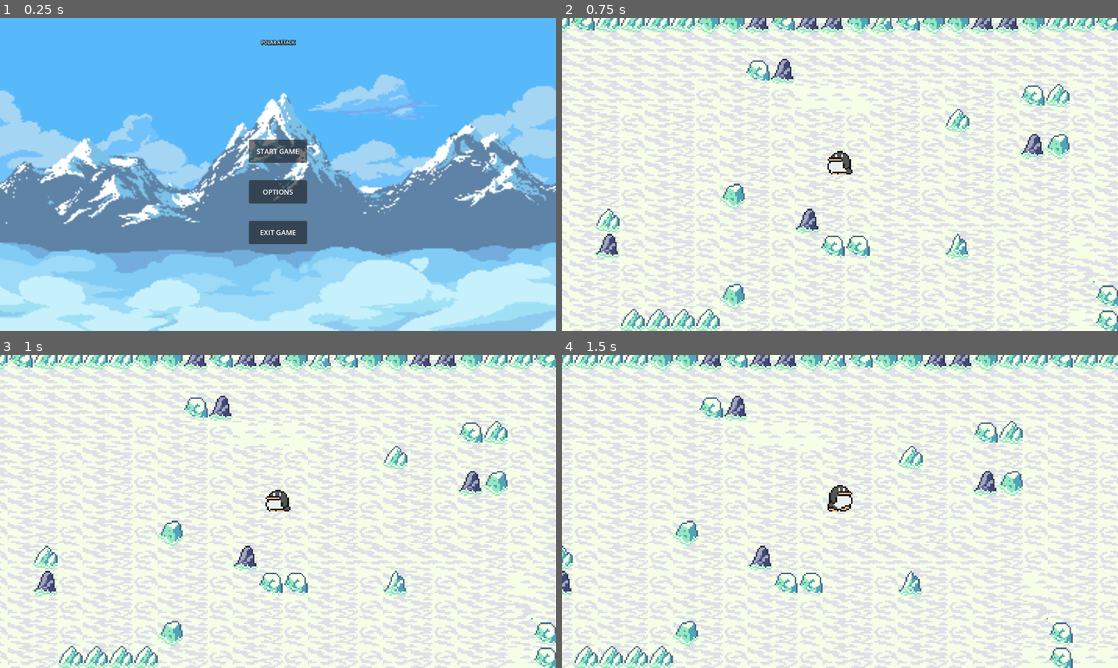
Above: before the commit, frames 1-4 (two rows, left to right).
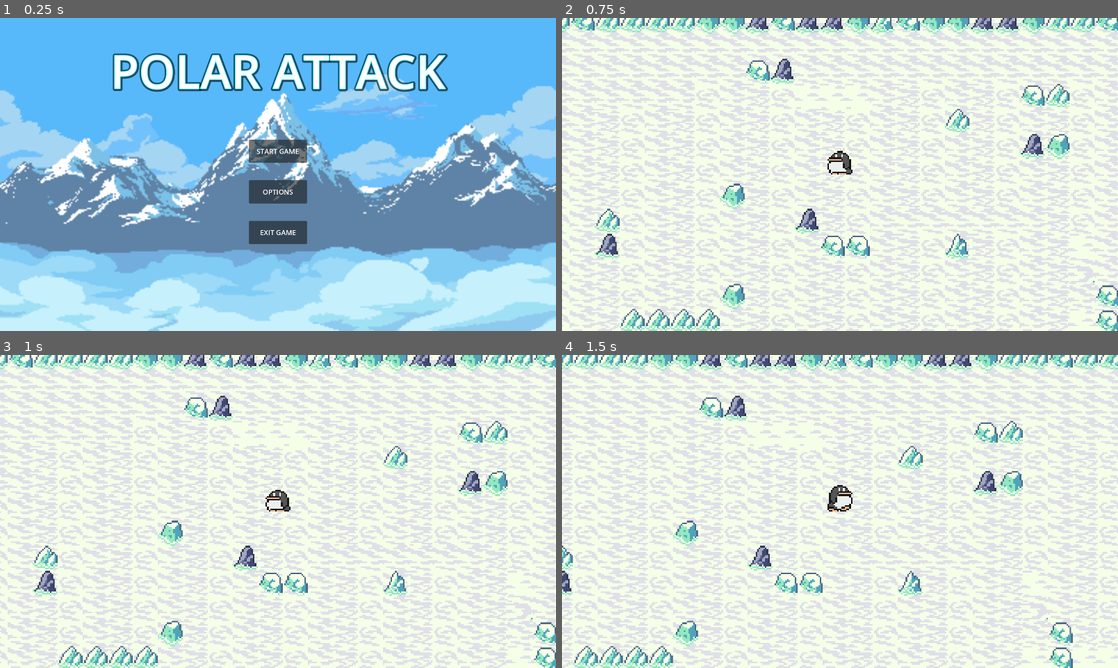
Above: after the commit, the same moments.

Repository: fossaplex/PolarAttack
Game: Godot game, scene res://Scenes/MainMenu/main_menu.tscn
Two runs of this game, one before a commit and one after it. Both use one fixed random seed, a clock stepped at 60 frames per second and the inputs below.
Inputs (mouse positions are in pixels of both pictures, inside the frame that each line leads up to):
- Up to frame 1 (0.25 s): no input
- Up to frame 2 (0.75 s): click "START GAME" at 0.5 s
- Up to frame 3 (1 s): no input
- Up to frame 4 (1.5 s): tap Enter at 1.25 s; move the mouse to (962, 495) at 1.27 s; hold D (move_right) from 1.28 s (still down); click (962, 495) at 1.35 s

The runs differ from the first frame. In frame 1, 4.6% of the frame differs, in the area x 20-81%, y 6-24%; in frame 2, nothing differs; in frame 3, nothing differs; in frame 4, nothing differs.

Commit message:
Add custom keybinding and logic for no duplicate values

Diff:
--- a/Graphics/TitleLabelSettings.tres
+++ b/Graphics/TitleLabelSettings.tres
@@ -1,6 +1,8 @@
 [gd_resource type="LabelSettings" format=3 uid="uid://766o1nox6n0c"]
 
 [resource]
+font_size = 160
+outline_size = 7
 outline_color = Color(0.129412, 1, 1, 1)
-shadow_size = 14
+shadow_size = 30
 shadow_color = Color(0, 0, 0, 0.603922)
--- a/Scenes/MainMenu/main_menu.tscn
+++ b/Scenes/MainMenu/main_menu.tscn
@@ -45,6 +45,7 @@
 
 [node name="TitleLabel" type="Label" parent="MarginContainer/VBoxContainer"]
 layout_mode = 2
+size_flags_horizontal = 4
 text = "POLAR ATTACK"
 label_settings = ExtResource("3_rcpk3")
 horizontal_alignment = 1
--- a/Scenes/OptionsMenu/hotkey_rebind_button.gd
+++ b/Scenes/OptionsMenu/hotkey_rebind_button.gd
@@ -17,14 +17,14 @@
 	label.text = "Unassigned"
 
 	match action_name:
+		"move_up":
+			label.text = "Move Up"
 		"move_left":
 			label.text = "Move Left"
+		"move_down":
+			label.text = "Move Down"
 		"move_right":
 			label.text = "Move Right"
-		"move_up":
-			label.text = "Move Up"
-		"move_down":
-			label.text = "Move Down"
 		"primary_attack":
 			label.text = "Primary Attack"
 		"secondary_attack":
@@ -43,3 +43,41 @@
 		elif action_event is InputEventJoypadMotion:
 			var action_axis = action_event.axis
 			button.text = "%s" % "Joypad Axis: " + str(action_axis)
+
+
+func _on_button_toggled(button_pressed):
+	if button_pressed:
+		button.text = "Press Any Key..."
+		set_process_unhandled_key_input(button_pressed)
+
+		for i in get_tree().get_nodes_in_group("hotkey_button"):
+			if i.action_name != self.action_name:
+				i.button.toggle_mode = false;
+				i.set_process_unhandled_key_input(false)
+	else:
+
+		for i in get_tree().get_nodes_in_group("hotkey_button"):
+			if i.action_name != self.action_name:
+				i.button.toggle_mode = true;
+				i.set_process_unhandled_key_input(false)
+		set_text_for_key()
+
+func _unhandled_key_input(event):
+	rebind_action_key(event)
+	button.button_pressed = false
+
+func rebind_action_key(event):
+	var is_duplicate=false
+	var action_event=event
+	var action_keycode=OS.get_keycode_string(action_event.physical_keycode)
+	for i in get_tree().get_nodes_in_group("hotkey_button"):
+			if i.action_name!=self.action_name:
+				if i.button.text=="%s" %action_keycode:
+					is_duplicate=true
+					break
+	if not is_duplicate:
+		InputMap.action_erase_events(action_name)
+		InputMap.action_add_event(action_name,event)
+		set_process_unhandled_key_input(false)
+		set_text_for_key()
+		set_action_name()
--- a/Scenes/OptionsMenu/hotkey_rebind_button.tscn
+++ b/Scenes/OptionsMenu/hotkey_rebind_button.tscn
@@ -2,7 +2,7 @@
 
 [ext_resource type="Script" path="res://Scenes/OptionsMenu/hotkey_rebind_button.gd" id="1_fc1nu"]
 
-[node name="Hotkey_Rebind_Button" type="Control"]
+[node name="Hotkey_Rebind_Button" type="Control" groups=["hotkey_button"]]
 layout_mode = 3
 anchors_preset = 15
 anchor_right = 1.0
@@ -35,6 +35,9 @@
 theme_override_constants/separation = 200
 
 [node name="Button" type="Button" parent="HBoxContainer"]
+custom_minimum_size = Vector2(200, 0)
 layout_mode = 2
 toggle_mode = true
 text = "ACTION_KEY"
+
+[connection signal="toggled" from="HBoxContainer/Button" to="." method="_on_button_toggled"]
--- a/Scenes/OptionsMenu/settings_tab_container.tscn
+++ b/Scenes/OptionsMenu/settings_tab_container.tscn
@@ -137,20 +137,20 @@
 theme_override_constants/separation = 12
 theme_override_styles/separator = SubResource("StyleBoxEmpty_p8xkq")
 
+[node name="Hotkey_Rebind_Button3" parent="TabContainer/Controls/MarginContainer/ScrollContainer/VBoxContainer" instance=ExtResource("1_wiyyd")]
+layout_mode = 2
+action_name = "move_up"
+
 [node name="Hotkey_Rebind_Button" parent="TabContainer/Controls/MarginContainer/ScrollContainer/VBoxContainer" instance=ExtResource("1_wiyyd")]
 layout_mode = 2
 
+[node name="Hotkey_Rebind_Button4" parent="TabContainer/Controls/MarginContainer/ScrollContainer/VBoxContainer" instance=ExtResource("1_wiyyd")]
+layout_mode = 2
+action_name = "move_down"
+
 [node name="Hotkey_Rebind_Button2" parent="TabContainer/Controls/MarginContainer/ScrollContainer/VBoxContainer" instance=ExtResource("1_wiyyd")]
 layout_mode = 2
 action_name = "move_right"
-
-[node name="Hotkey_Rebind_Button3" parent="TabContainer/Controls/MarginContainer/ScrollContainer/VBoxContainer" instance=ExtResource("1_wiyyd")]
-layout_mode = 2
-action_name = "move_up"
-
-[node name="Hotkey_Rebind_Button4" parent="TabContainer/Controls/MarginContainer/ScrollContainer/VBoxContainer" instance=ExtResource("1_wiyyd")]
-layout_mode = 2
-action_name = "move_down"
 
 [node name="Hotkey_Rebind_Button5" parent="TabContainer/Controls/MarginContainer/ScrollContainer/VBoxContainer" instance=ExtResource("1_wiyyd")]
 layout_mode = 2
--- a/project.godot
+++ b/project.godot
@@ -24,24 +24,24 @@
 
 [input]
 
+move_up={
+"deadzone": 0.5,
+"events": [Object(InputEventKey,"resource_local_to_scene":false,"resource_name":"","device":-1,"window_id":0,"alt_pressed":false,"shift_pressed":false,"ctrl_pressed":false,"meta_pressed":false,"pressed":false,"keycode":0,"physical_keycode":87,"key_label":0,"unicode":119,"echo":false,"script":null)
+]
+}
 move_left={
 "deadzone": 0.5,
 "events": [Object(InputEventKey,"resource_local_to_scene":false,"resource_name":"","device":-1,"window_id":0,"alt_pressed":false,"shift_pressed":false,"ctrl_pressed":false,"meta_pressed":false,"pressed":false,"keycode":0,"physical_keycode":65,"key_label":0,"unicode":97,"echo":false,"script":null)
 ]
 }
+move_down={
+"deadzone": 0.5,
+"events": [Object(InputEventKey,"resource_local_to_scene":false,"resource_name":"","device":-1,"window_id":0,"alt_pressed":false,"shift_pressed":false,"ctrl_pressed":false,"meta_pressed":false,"pressed":false,"keycode":0,"physical_keycode":83,"key_label":0,"unicode":115,"echo":false,"script":null)
+]
+}
 move_right={
 "deadzone": 0.5,
 "events": [Object(InputEventKey,"resource_local_to_scene":false,"resource_name":"","device":-1,"window_id":0,"alt_pressed":false,"shift_pressed":false,"ctrl_pressed":false,"meta_pressed":false,"pressed":false,"keycode":0,"physical_keycode":68,"key_label":0,"unicode":100,"echo":false,"script":null)
-]
-}
-move_up={
-"deadzone": 0.5,
-"events": [Object(InputEventKey,"resource_local_to_scene":false,"resource_name":"","device":-1,"window_id":0,"alt_pressed":false,"shift_pressed":false,"ctrl_pressed":false,"meta_pressed":false,"pressed":false,"keycode":0,"physical_keycode":87,"key_label":0,"unicode":119,"echo":false,"script":null)
-]
-}
-move_down={
-"deadzone": 0.5,
-"events": [Object(InputEventKey,"resource_local_to_scene":false,"resource_name":"","device":-1,"window_id":0,"alt_pressed":false,"shift_pressed":false,"ctrl_pressed":false,"meta_pressed":false,"pressed":false,"keycode":0,"physical_keycode":83,"key_label":0,"unicode":115,"echo":false,"script":null)
 ]
 }
 primary_attack={
